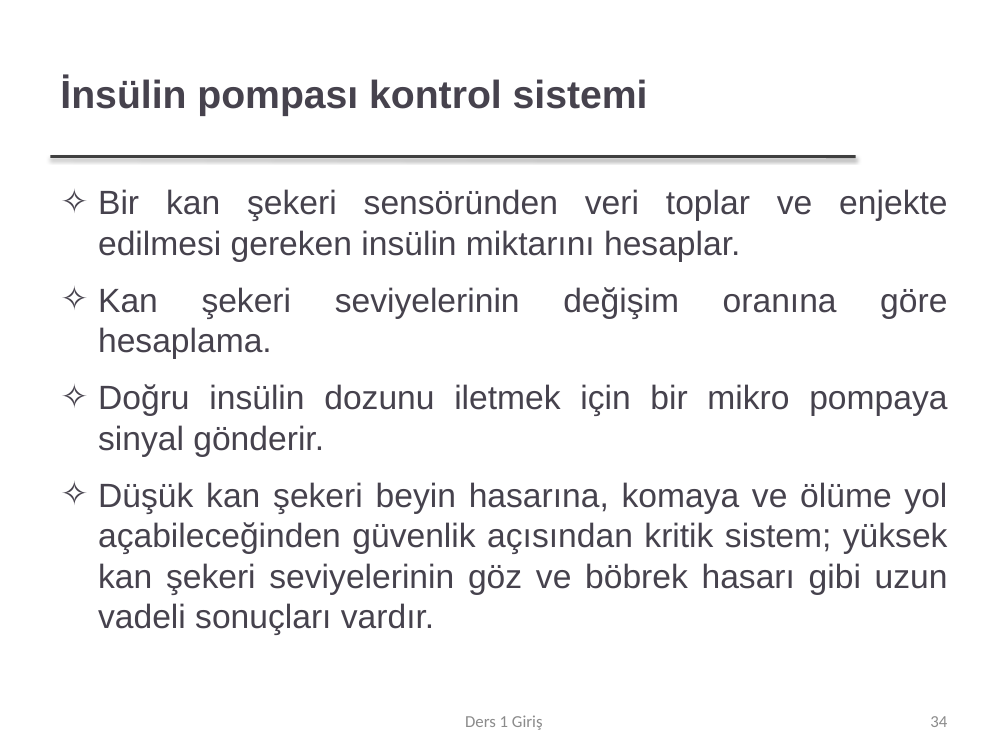
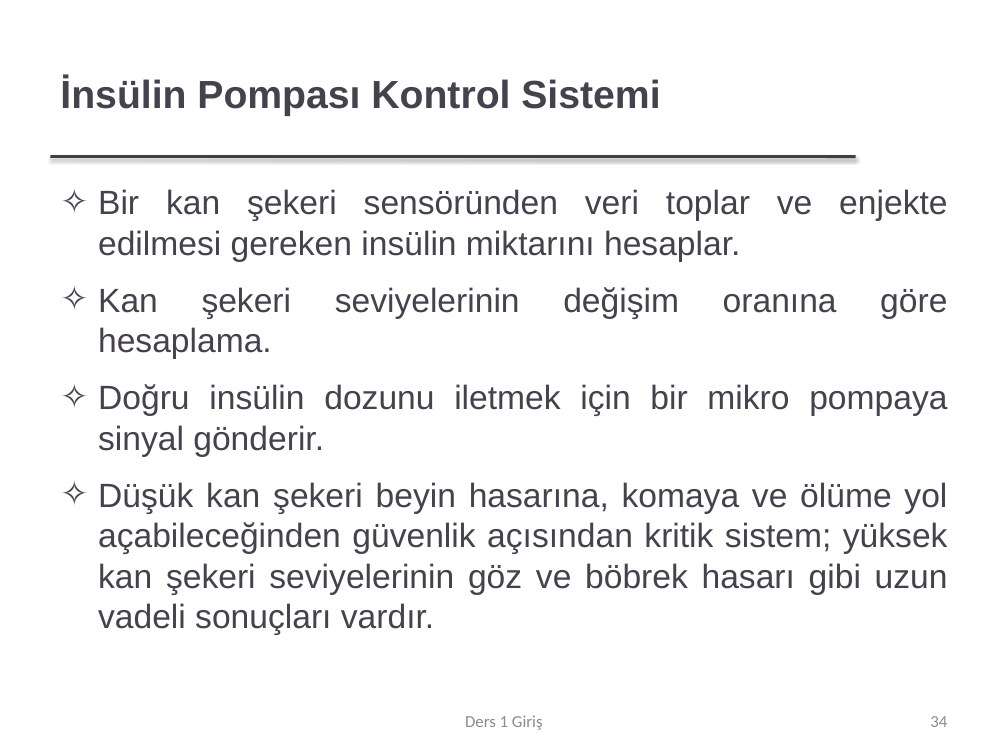
Before and after one commit to FurkanGozukara/Yazilim-Muhendisligi-IT522-2021, a slide deck: slide 34 of dersler/Ders 1 - Giriş.pptx. Drawn at 1008x756 pixels with LibreOffice and Linux fonts; fonts in the diff are those of the drawing; background and template pictures are left out. Boxes give left, top, right and bottom in pixels: in the first picture for what was removed or moved away, otherwise in the second. Text is boxed around its words. In the diff, an @@ line names an element or a change of style, - is before the commit and + after.

```diff
--- a/dersler/Ders 1 - Giriş.pptx
+++ b/dersler/Ders 1 - Giriş.pptx
@@ title at [60, 77, 660, 116]: text changed @@
-İnsülin pompası kontrol sistemi
+İnsülin Pompası Kontrol Sistemi
```
Also in this commit, not shown: 42 other slides changed, 1 slide added, 1 slide removed, 1 other file.
